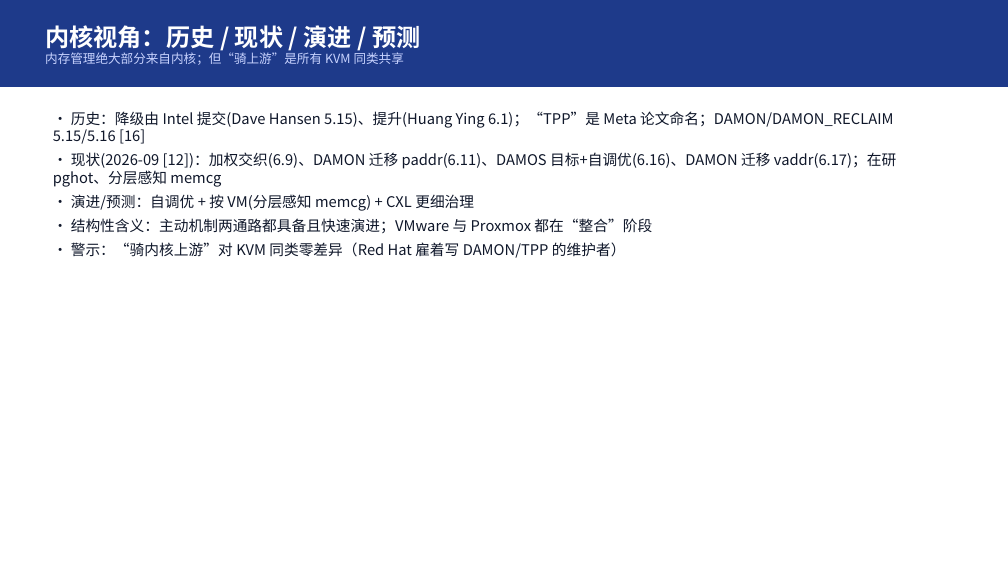
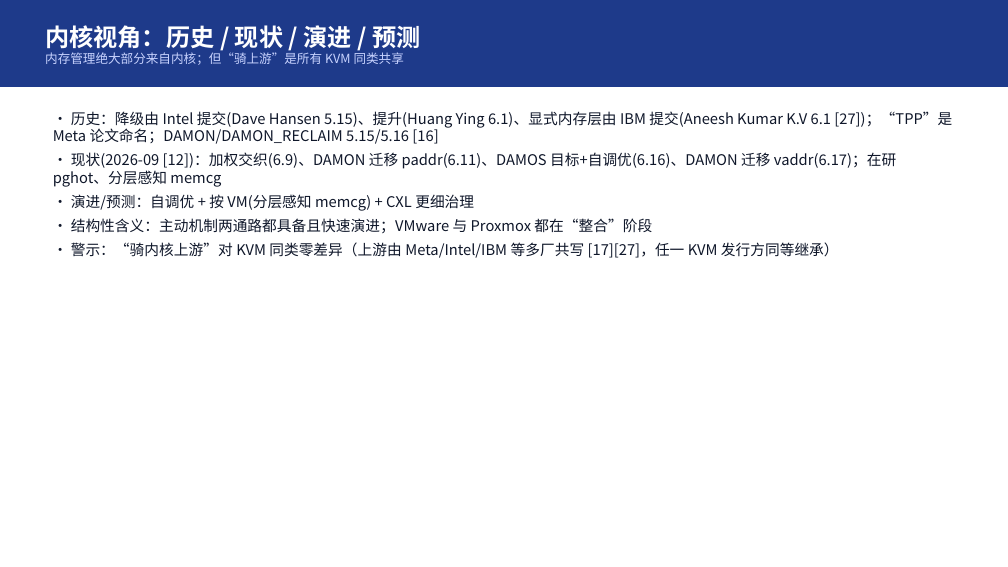
Before and after one commit to turtacn/storm, a slide deck: slide 7 of docs/harness-sop/examples/memory-tiring-p2v/mt-v1.pptx. Drawn at 1008x567 pixels with LibreOffice and Linux fonts; fonts in the diff are those of the drawing. Boxes give left, top, right and bottom in pixels: in the first picture for what was removed or moved away, otherwise in the second. Text is boxed around its words. In the diff, an @@ line names an element or a change of style, - is before the commit and + after.

```diff
--- a/docs/harness-sop/examples/memory-tiring-p2v/mt-v1.pptx
+++ b/docs/harness-sop/examples/memory-tiring-p2v/mt-v1.pptx
@@ text at bbox=[53, 111, 952, 144]: text changed @@
-• 历史：降级由 Intel 提交(Dave Hansen 5.15)、提升(Huang Ying 6.1)；“TPP”是 Meta 论文命名；DAMON/DAMON_RECLAIM 5.15/5.16 [16]
+• 历史：降级由 Intel 提交(Dave Hansen 5.15)、提升(Huang Ying 6.1)、显式内存层由 IBM 提交(Aneesh Kumar K.V 6.1 [27])；“TPP”是 Meta 论文命名；DAMON/DAMON_RECLAIM 5.15/5.16 [16]
@@ text at bbox=[71, 242, 839, 258]: text changed @@
-• 警示：“骑内核上游”对 KVM 同类零差异（Red Hat 雇着写 DAMON/TPP 的维护者）
+• 警示：“骑内核上游”对 KVM 同类零差异（上游由 Meta/Intel/IBM 等多厂共写 [17][27]，任一 KVM 发行方同等继承）
```
Also in this commit, not shown: 3 other slides changed, 6 other files.
